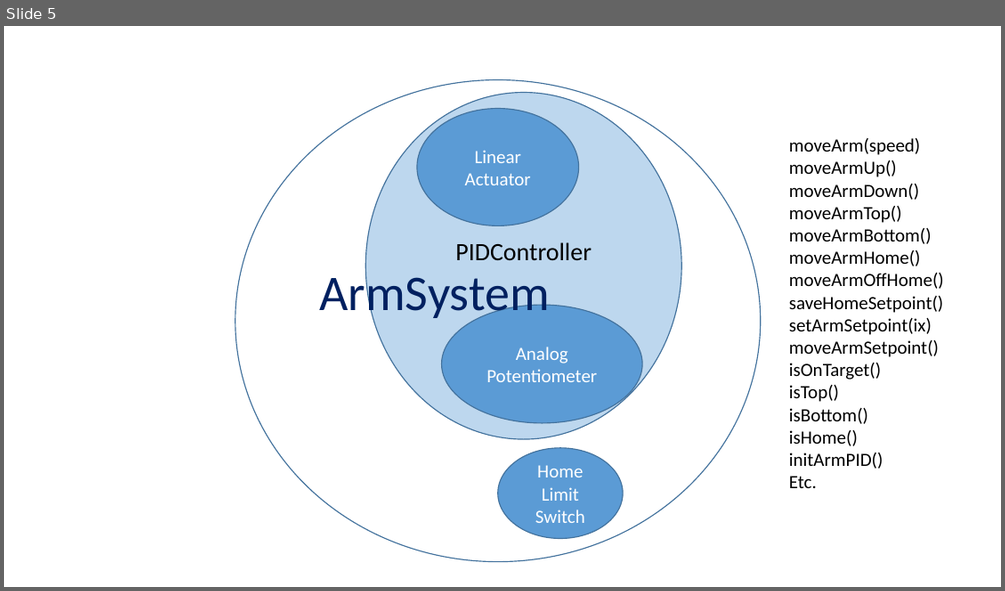
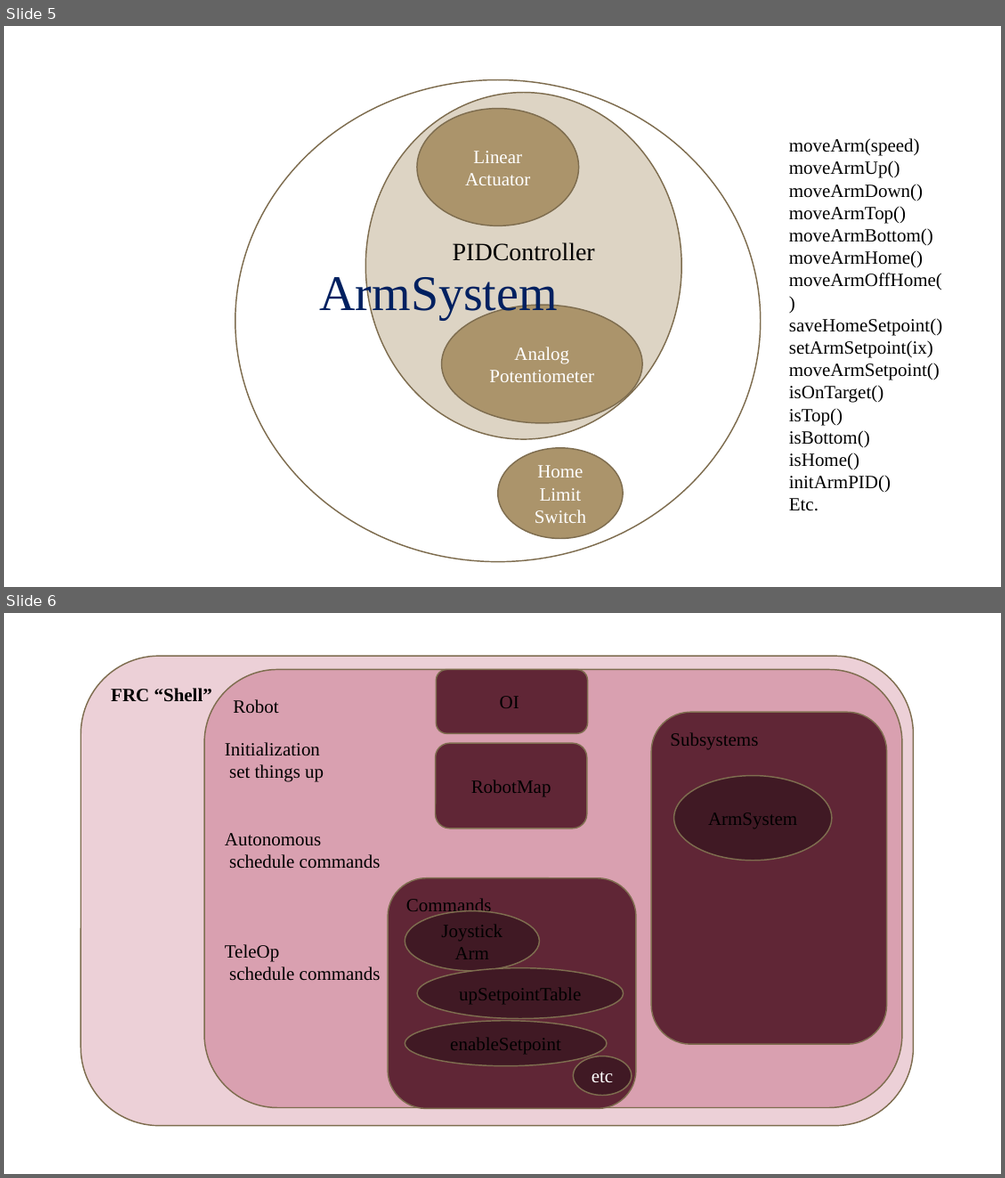
Before and after one commit to 4662FRCRobotics/Training, a slide deck: Object Oriented Programming FRC Context ArmSystem.pptx. Shown one above the other, each under a label of ours: slide 5 before the commit, slides 5 and 6 after it. The pictures are 1005x591 and 1005x1178 pixels, drawn with LibreOffice and Linux fonts; fonts in the diff are those of the drawing; background and template pictures are left out. Boxes give left, top, right and bottom in pixels: in the first picture for what was removed or moved away, otherwise in the second. Text is boxed around its words. In the diff, an @@ line names an element or a change of style, - is before the commit and + after.

```diff
--- a/Object Oriented Programming FRC Context ArmSystem.pptx
+++ b/Object Oriented Programming FRC Context ArmSystem.pptx
@@ slide 6 added at (4,613,1001,1174), background picture (left out) @@
@@ rounded rectangle added at (81,656,914,1126), fill #ECD0D7, outline #7F6D4F 1.25 pt, 18 pt, text #000000, bold @@
+FRC “Shell”
@@ rounded rectangle added at (204,670,902,1108), fill #D9A0B0, outline #7F6D4F 1.25 pt, 18 pt, text #000000 @@
+Robot
@@ rounded rectangle added at (437,670,588,734), fill #602636, outline #7F6D4F 1.25 pt, 18 pt, text #000000 @@
+OI
@@ rounded rectangle added at (652,712,887,1044), fill #602636, outline #7F6D4F 1.25 pt, 18 pt, text #000000 @@
+Subsystems
@@ text added at (225,742,380,980), 18 pt, text #000000 @@
+Initialization
+set things up
+Autonomous
+schedule commands
+TeleOp
+schedule commands
@@ rounded rectangle added at (436,743,587,828), fill #602636, outline #7F6D4F 1.25 pt, 18 pt, text #000000 @@
+RobotMap
@@ ellipse added at (674,775,832,860), fill #401924, outline #7F6D4F 1.25 pt, 18 pt, text #000000 @@
+ArmSystem
@@ rounded rectangle added at (388,877,636,1108), fill #602636, outline #7F6D4F 1.25 pt, 18 pt, text #000000 @@
+Commands
@@ ellipse added at (404,910,540,971), fill #401924, outline #7F6D4F 1.25 pt, 18 pt, text #000000 @@
+Joystick Arm
@@ ellipse added at (418,968,624,1019), fill #401924, outline #7F6D4F 1.25 pt, 18 pt, text #000000 @@
+upSetpointTable
@@ ellipse added at (404,1021,607,1066), fill #401924, outline #7F6D4F 1.25 pt, 18 pt, text #000000 @@
+enableSetpoint
@@ ellipse added at (573,1055,631,1094), fill #401924, outline #7F6D4F 1.25 pt, 18 pt, text #FFFFFF @@
+etc
@@ slide 5 changed as well @@
@@ ellipse "ArmSystem" at (235,79,760,562): font Calibri to Times New Roman; outline #43739E 1 pt to #7F6D4F 1.25 pt @@
@@ ellipse "PIDController" at (366,93,681,440): font Calibri to Times New Roman; fill #BDD7EE to #DDD4C4; outline #43739E 1 pt to #7F6D4F 1.25 pt @@
@@ text "moveArm(speed)" at (789,138,942,511): font Calibri to Times New Roman @@
@@ font Calibri to Times New Roman; fill #5B9BD5 to #AB946B; outline #43739E 1 pt to #7F6D4F 1.25 pt in 3 elements at (417,108,578,225), (442,305,643,423), (498,448,623,539) @@
```
Also in this commit, not shown: 8 other slides changed, 1 other slide added, 1 other file.
